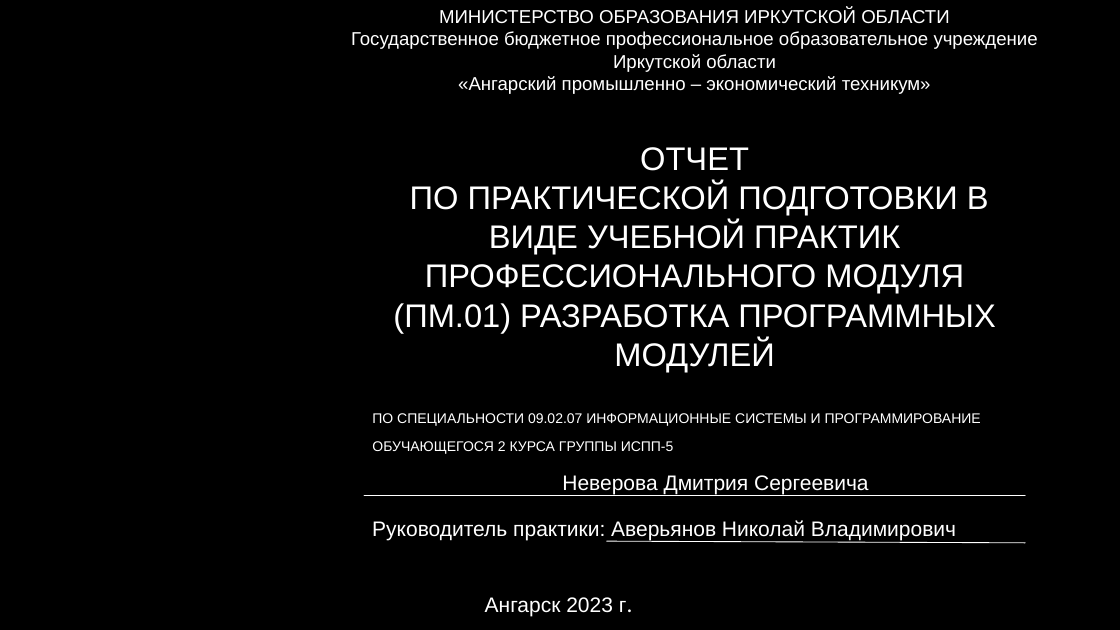
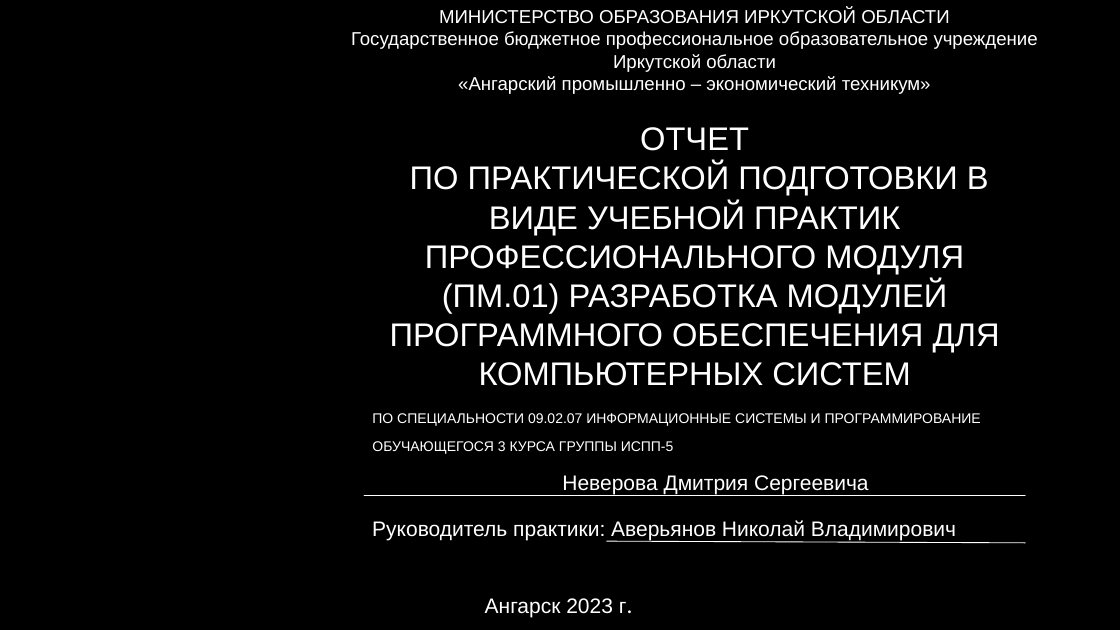
Before and after one commit to APET138/ISPP-5, a slide deck: slide 1 of Охрана квартир.pptx. Drawn at 1120x630 pixels with LibreOffice and Linux fonts; fonts in the diff are those of the drawing; background and template pictures are left out. Boxes give left, top, right and bottom in pixels: in the first picture for what was removed or moved away, otherwise in the second. Text is boxed around its words. In the diff, an @@ line names an element or a change of style, - is before the commit and + after.

```diff
--- a/Охрана квартир.pptx
+++ b/Охрана квартир.pptx
@@ title at box(390, 127, 1000, 386): text changed @@
-ОТЧЕТ
-ПО ПРАКТИЧЕСКОЙ ПОДГОТОВКИ В ВИДЕ УЧЕБНОЙ ПРАКТИК ПРОФЕССИОНАЛЬНОГО МОДУЛЯ (ПМ.01) РАЗРАБОТКА ПРОГРАММНЫХ МОДУЛЕЙ
+ОТЧЕТ
+ПО ПРАКТИЧЕСКОЙ ПОДГОТОВКИ В ВИДЕ УЧЕБНОЙ ПРАКТИК ПРОФЕССИОНАЛЬНОГО МОДУЛЯ (ПМ.01) РАЗРАБОТКА МОДУЛЕЙ
+ПРОГРАММНОГО ОБЕСПЕЧЕНИЯ ДЛЯ КОМПЬЮТЕРНЫХ СИСТЕМ
@@ subtitle at box(372, 441, 674, 454): text changed @@
-ОБУЧАЮЩЕГОСЯ 2 КУРСА ГРУППЫ ИСПП-5
+ОБУЧАЮЩЕГОСЯ 3 КУРСА ГРУППЫ ИСПП-5
```
Also in this commit, not shown: 6 other slides changed, 8 slides added, 2 slides removed, 2 other files.
